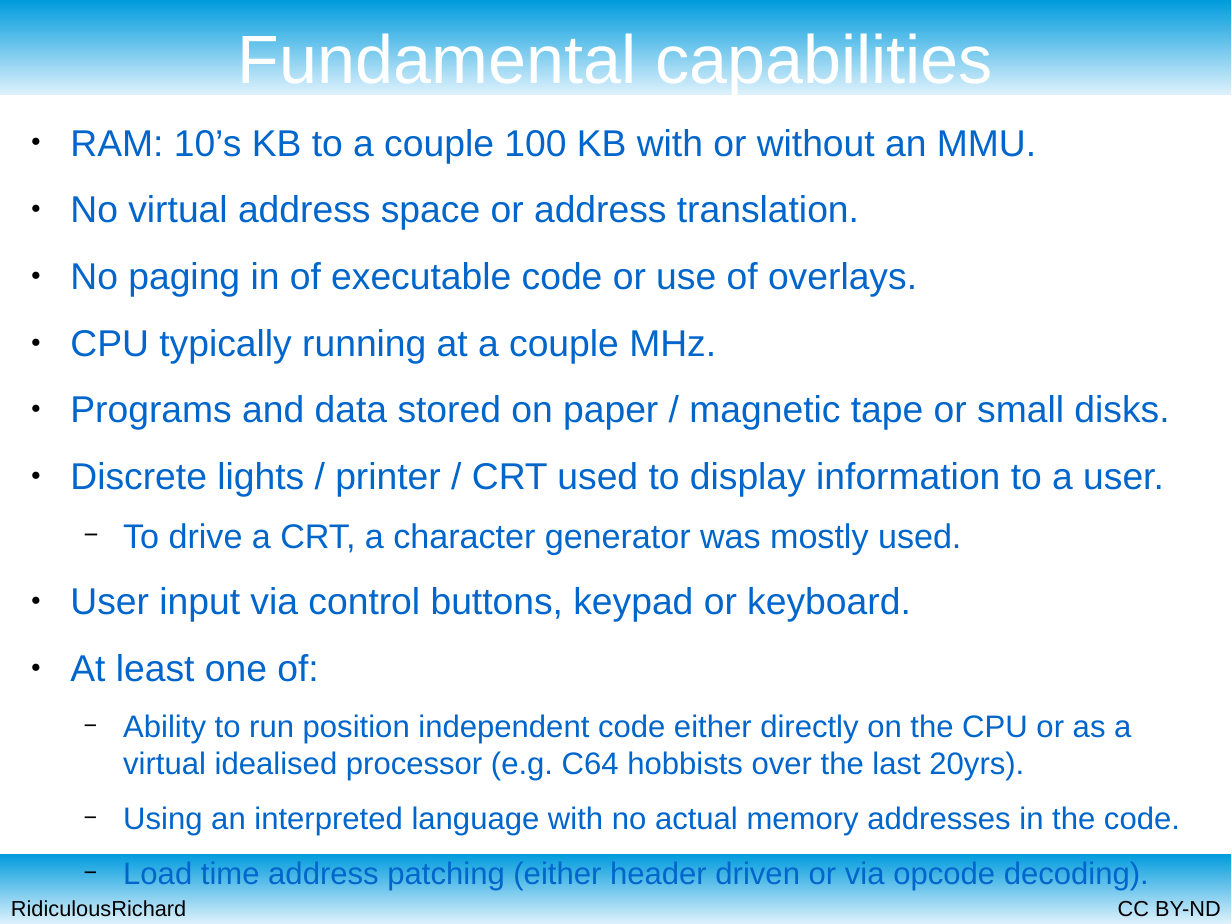
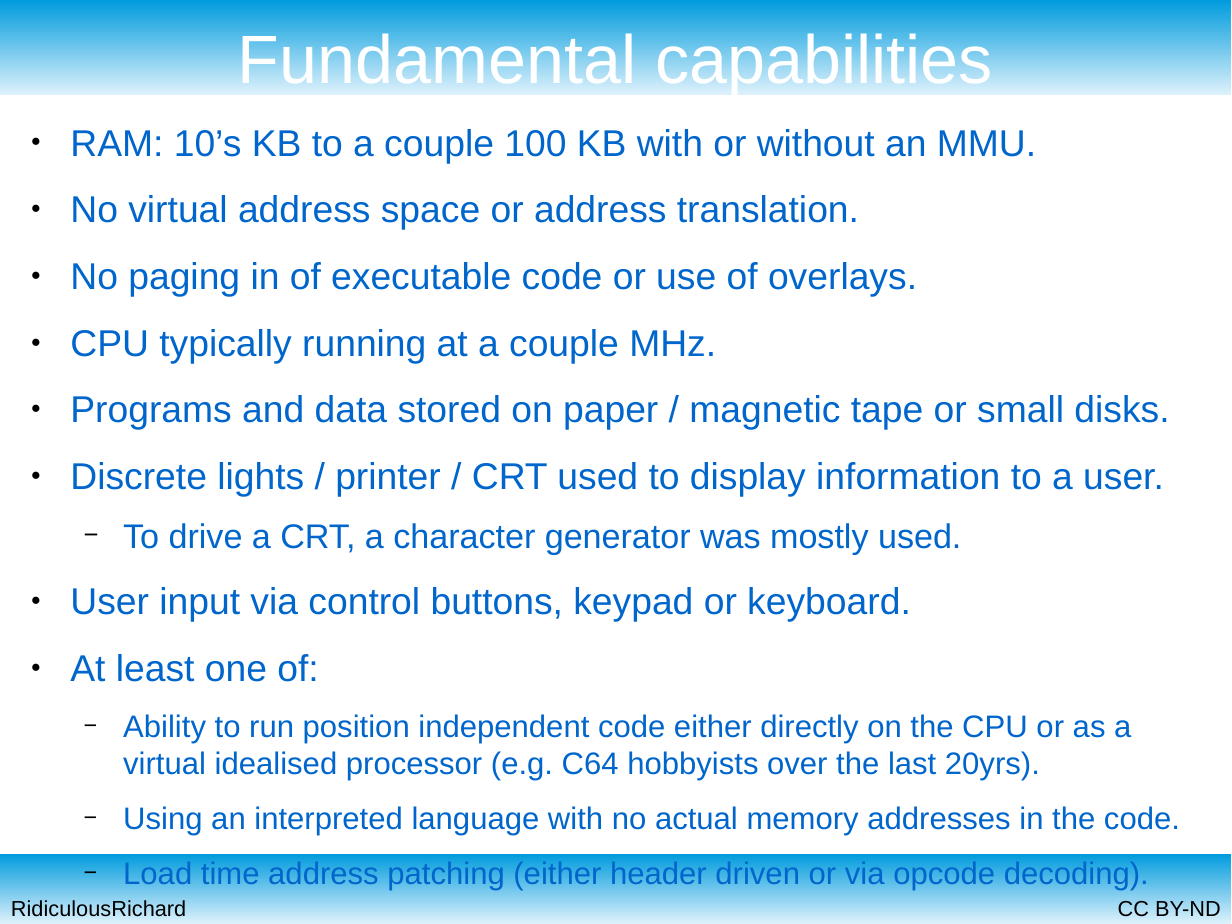
Before and after one commit to RidiculousRichard/presentations, a slide deck: slide 3 of Retro OS.odp. Drawn at 1232x924 pixels with LibreOffice and Linux fonts; fonts in the diff are those of the drawing. Boxes give left, top, right and bottom in pixels: in the first picture for what was removed or moved away, otherwise in the second. Text is boxed around its words. In the diff, an @@ line names an element or a change of style, - is before the commit and + after.

Commit message:
Updated with minor typo fixes and inter-program communication techniques

```diff
--- a/Retro OS.odp
+++ b/Retro OS.odp
@@ text at [123,714,1131,781]: text changed @@
-  − Ability to run position independent code either directly on the CPU or as a virtual idealised processor (e.g. C64 hobbists over the last 20yrs).
+  − Ability to run position independent code either directly on the CPU or as a virtual idealised processor (e.g. C64 hobbyists over the last 20yrs).
```
Also in this commit, not shown: 9 other slides changed, 1 slide added.
